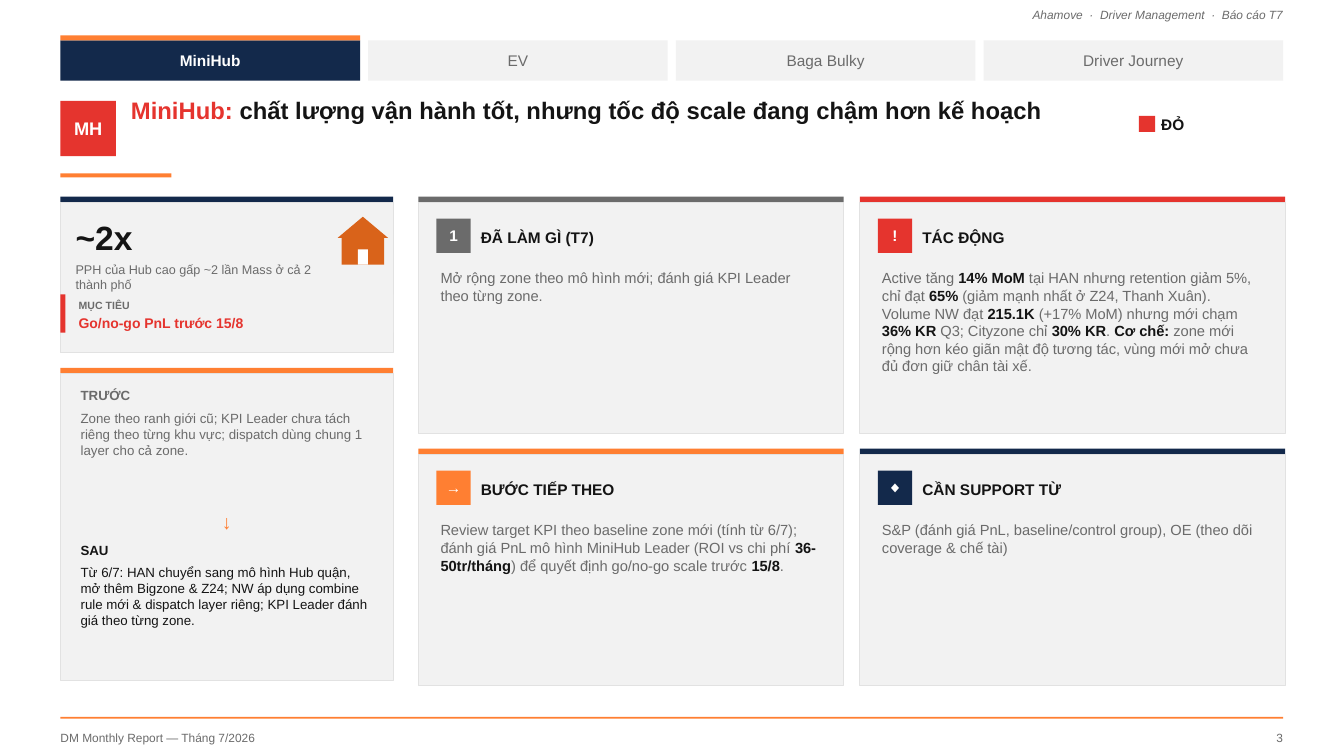
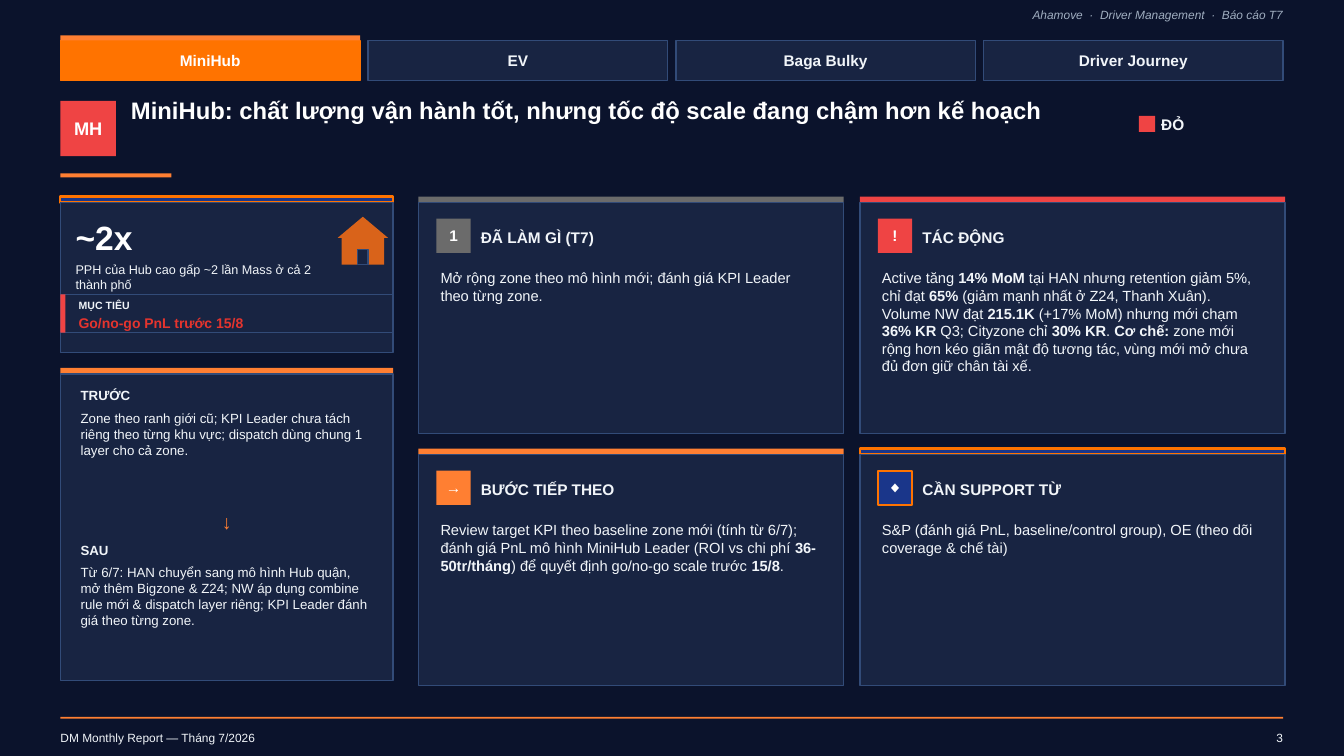
Before and after one commit to Khanhsnef/pulucowork, a slide deck: slide 4 of Data sources/BaoCao_ThangDM_T7_Core_v7_1.pptx. Drawn at 1344x756 pixels with LibreOffice and Linux fonts; fonts in the diff are those of the drawing. Boxes give left, top, right and bottom in pixels: in the first picture for what was removed or moved away, otherwise in the second. Text is boxed around its words. In the diff, an @@ line names an element or a change of style, - is before the commit and + after.

```diff
--- a/Data sources/BaoCao_ThangDM_T7_Core_v7_1.pptx
+++ b/Data sources/BaoCao_ThangDM_T7_Core_v7_1.pptx
@@ background #FFFFFF to #0B132C @@
@@ text "Ahamove · Driver Management · ..." at bbox=[1033, 10, 1283, 22]: text colour #6B6B6B to #A0AEC0 @@
@@ rectangle at bbox=[60, 40, 360, 81]: fill #13294B to #FF7300; outline none to #FF7300 1 pt @@
@@ text colour #6B6B6B to #F1F5F9, bold on in 3 elements at bbox=[508, 55, 529, 66], bbox=[784, 55, 868, 70], bbox=[1079, 55, 1188, 69] @@
@@ text "MiniHub: chất lượng vận hành ..." at bbox=[131, 100, 1041, 124]: text colour #E5342E to #FFFFFF in "MiniHub:"; text colour #141414 to #FFFFFF in "chất lượng vận hành tốt, nhưng tốc ..." @@
@@ text "~2x" at bbox=[76, 226, 133, 250]: text colour #141414 to #FFFFFF @@
@@ fill #E5342E to #EF4444 in 5 elements at bbox=[60, 101, 116, 156], bbox=[1139, 116, 1155, 132], bbox=[60, 294, 66, 333], bbox=[860, 197, 1286, 203], bbox=[878, 219, 912, 253] @@
@@ rectangle at bbox=[358, 250, 368, 265]: fill #FFFFFF to #182442; outline none to #324B78 1 pt @@
@@ text "Active tăng 14% MoM tại ..." at bbox=[882, 272, 1251, 374]: text colour #6B6B6B to #F1F5F9 in "Active tăng tại HAN nhưng retention giảm ..."; text colour #141414 to #F1F5F9 in "14% MoM 65% 215.1K 36% KR 30% ..." @@
@@ fill #F2F2F2 to #182442; outline none to #324B78 1 pt in 4 elements at bbox=[368, 40, 667, 81], bbox=[677, 40, 976, 81], bbox=[984, 40, 1284, 81], bbox=[60, 294, 393, 333] @@
@@ fill #F2F2F2 to #182442; outline #E2E2E2 0.75 pt to #324B78 1 pt in 6 elements at bbox=[60, 203, 393, 353], bbox=[60, 374, 393, 681], bbox=[418, 203, 844, 434], bbox=[860, 203, 1286, 434], bbox=[418, 455, 844, 686], bbox=[860, 455, 1286, 686] @@
@@ fill #13294B to #1A368A; outline none to #FF7300 1.5 pt in 3 elements at bbox=[60, 197, 393, 203], bbox=[860, 449, 1286, 455], bbox=[878, 471, 912, 505] @@
@@ text colour #141414 to #F1F5F9 in 7 elements at bbox=[1161, 117, 1184, 130], bbox=[81, 545, 109, 555], bbox=[81, 567, 368, 628], bbox=[481, 230, 594, 246], bbox=[922, 230, 1004, 246], bbox=[481, 482, 615, 495], bbox=[922, 482, 1061, 495] @@
@@ text "Review target KPI theo baseline ..." at bbox=[441, 524, 816, 574]: text colour #6B6B6B to #F1F5F9 in "Review target KPI theo baseline zone mới ..."; text colour #141414 to #F1F5F9 in "36-50tr/tháng) 15/8." @@
@@ text colour #6B6B6B to #F1F5F9 in 8 elements at bbox=[76, 264, 311, 292], bbox=[79, 301, 130, 311], bbox=[81, 390, 131, 400], bbox=[81, 413, 362, 458], bbox=[441, 272, 790, 304], bbox=[882, 524, 1252, 556], bbox=[60, 733, 254, 745], bbox=[1276, 733, 1283, 742] @@
```
Also in this commit, not shown: 10 other slides changed, 40 other files.
